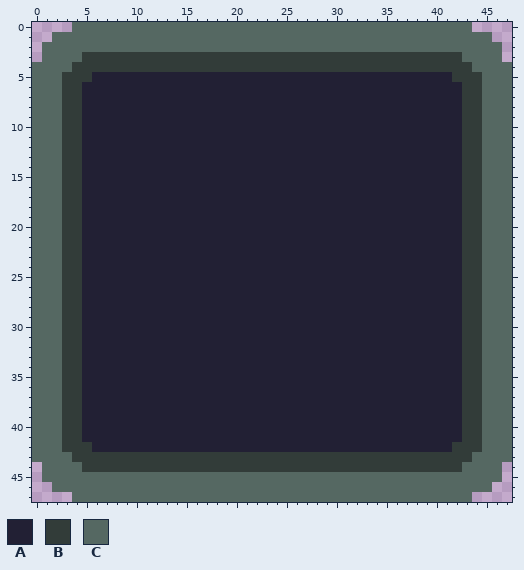
Pixel-art file -- bin/resources/npatch.aseprite. Above, as it was before the edit.
48x48 pixels, 1 frame. Colours within 5 levels of each other are drawn and written as one.
Palette (. is transparent): A #222034  B #323c39  C #556862
The result:
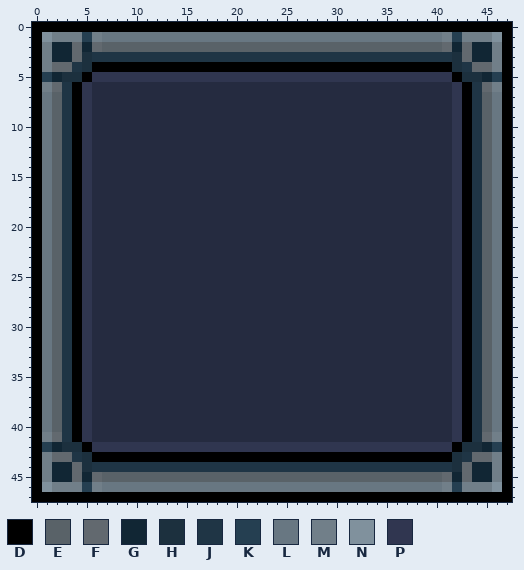
Colours new in this view: D #000000  E #596268  F #62696f  G #112634  H #1c303e  J #1f3545  K #253f51  L #687782  M #717f89  N #80919d  P #303650
Commit: Don't draw dialogs from other maps
Difference:
Colour A changes from #222034 to #252b40.
Colour D now appears in row 0 at x 0 to 3 and 44 to 47; in rows 1 to 3 at x 0 and 47; in rows 44 to 46 at x 0 and 47; in row 47 at x 0 to 3 and 44 to 47.
The author changed colour B to colour D in row 4 at x 6 to 41; in row 5 at x 5 and 42; in rows 6 to 41 at x 4 and 43; in row 42 at x 5 and 42; in row 43 at x 6 to 41.
The author changed colour C to colour D in row 0 at x 4 to 43; in rows 4 to 43 at x 0 and 47; in row 47 at x 4 to 43.
The author changed colour C to colour E in row 2 at x 7 to 40; in rows 7 to 40 at x 2 and 45; in row 45 at x 7 to 40.
The author changed colour C to colour F in row 2 at x 4, 6, 41 and 43; in row 3 at x 4 and 43; in row 4 at x 2 to 3 and 44 to 45; in row 6 at x 2 and 45; in row 41 at x 2 and 45; in row 43 at x 2 to 3 and 44 to 45.
The author changed colour C to colour F in row 44 at x 4 and 43; in row 45 at x 4, 6, 41 and 43.
The author changed colour C to colour G in row 2 at x 2 to 3, 5, 42 and 44 to 45; in row 3 at x 2 to 3 and 44 to 45; in row 5 at x 2 and 45; in row 42 at x 2 and 45; in row 44 at x 2 to 3 and 44 to 45; in row 45 at x 2 to 3, 5, 42 and 44 to 45.
The author changed colour B to colour H in rows 3 to 4 at x 5 and 42; in row 5 at x 3 to 4 and 43 to 44; in row 42 at x 3 to 4 and 43 to 44; in rows 43 to 44 at x 5 and 42.
The author changed colour B to colour J in row 3 at x 6 to 41; in row 4 at x 4 and 43; in rows 6 to 41 at x 3 and 44; in row 43 at x 4 and 43; in row 44 at x 6 to 41.
The author changed colour C to colour K in row 1 at x 5 and 42; in row 5 at x 1 and 46; in row 42 at x 1 and 46; in row 46 at x 5 and 42.
The author changed colour C to colour L in row 1 at x 7 to 40; in rows 7 to 40 at x 1 and 46; in row 46 at x 7 to 40.
The author changed colour C to colour M in row 1 at x 2 to 4, 6, 41 and 43 to 45; in rows 2 to 4 at x 1 and 46; in row 6 at x 1 and 46; in row 41 at x 1 and 46; in rows 43 to 45 at x 1 and 46; in row 46 at x 2 to 4, 6, 41 and 43 to 45.
Colour N now appears in row 1 at x 1 and 46; in row 46 at x 1 and 46.
The author changed colour A to colour P in row 5 at x 6 to 41; in rows 6 to 41 at x 5 and 42; in row 42 at x 6 to 41.
Pixel boxes of the changes (left, top, right, bottom) in both pictures:
changed: (32, 22, 512, 502)
